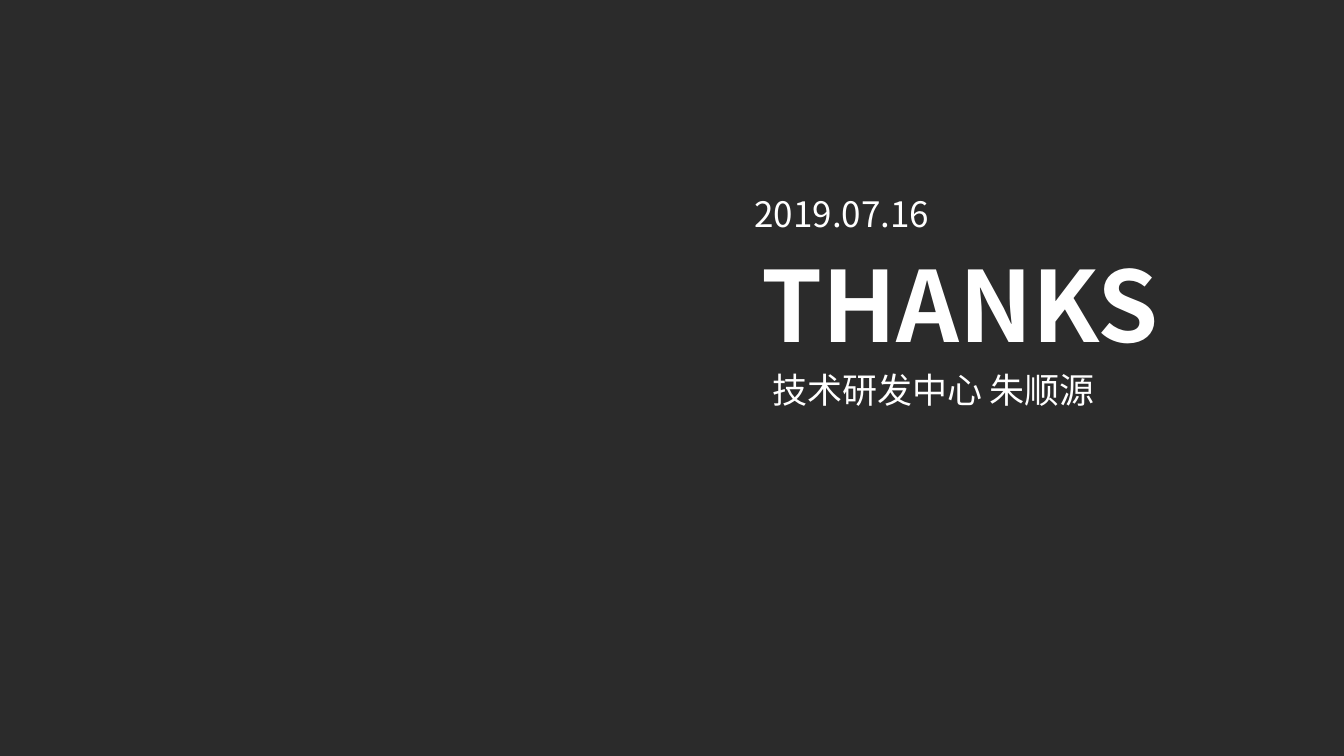
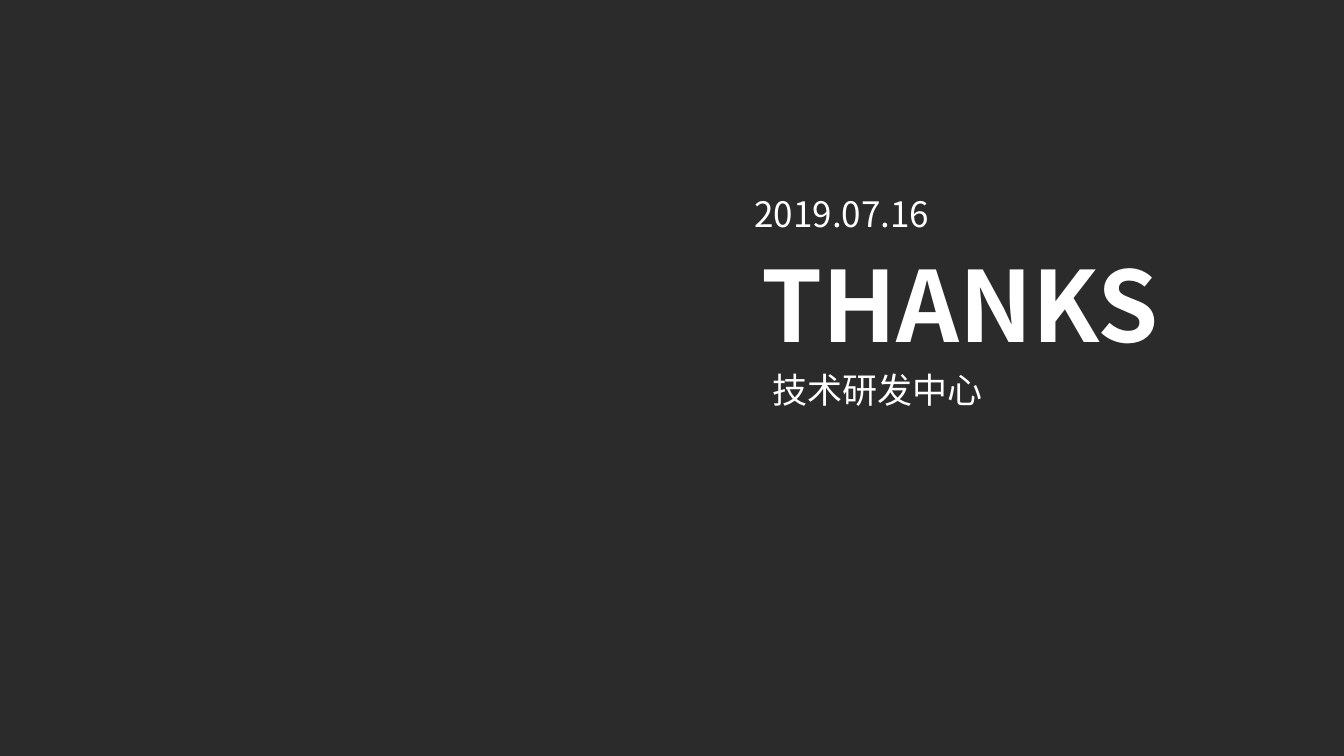
Before and after one commit to XiuyeXYE/BaiDuAI, a slide deck: slide 15 of BaiduAI.pptx. Drawn at 1344x756 pixels with LibreOffice and Linux fonts; fonts in the diff are those of the drawing; background and template pictures are left out; a plain dark background stands for a picture behind light text. Boxes give left, top, right and bottom in pixels: in the first picture for what was removed or moved away, otherwise in the second. Text is boxed around its words. In the diff, an @@ line names an element or a change of style, - is before the commit and + after.

```diff
--- a/BaiduAI.pptx
+++ b/BaiduAI.pptx
@@ text at bbox=[772, 373, 982, 406]: text changed @@
-技术研发中心 朱顺源
+技术研发中心
```
Also in this commit, not shown: 1 other slide changed, 2 other files.
